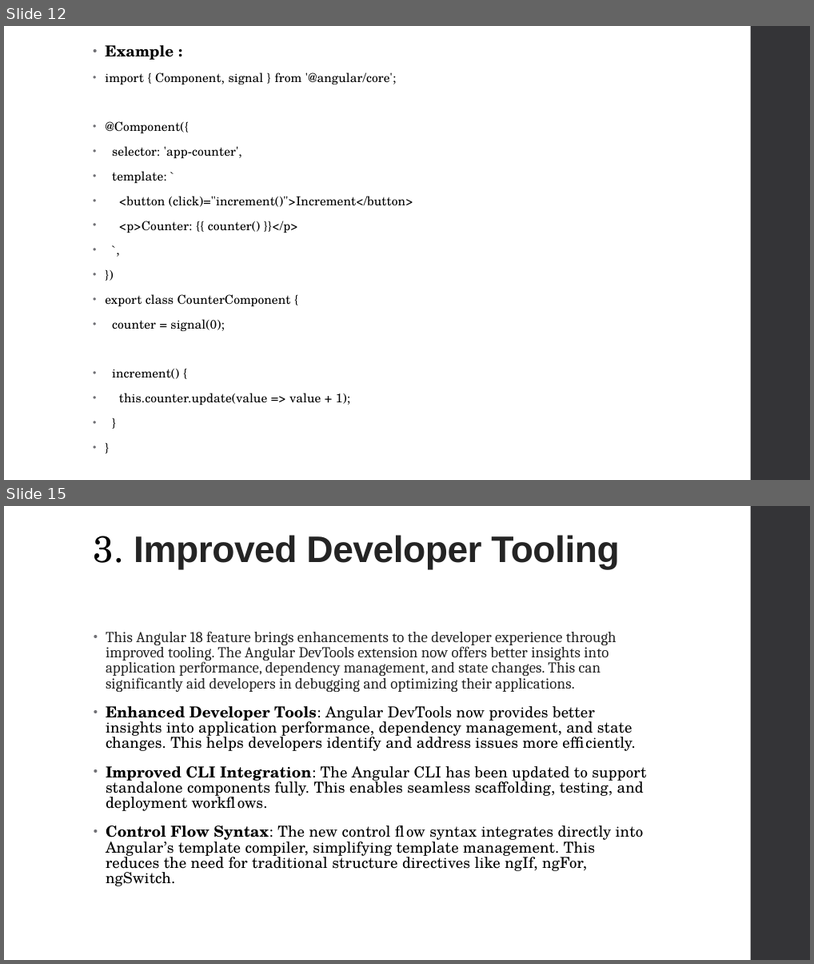
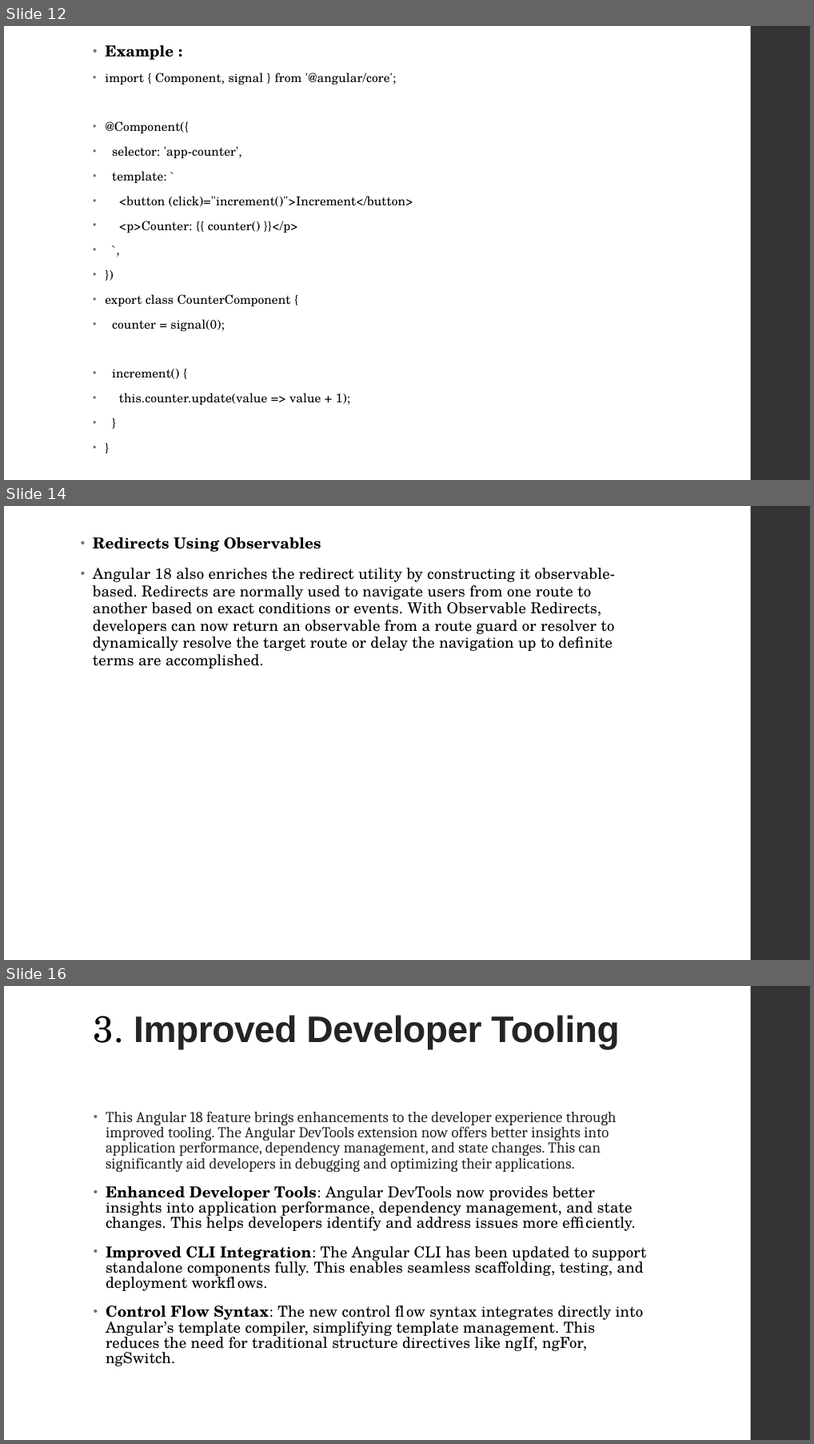
Before and after one commit to Abhijett/Streams, a slide deck: Signals.pptx. Shown one above the other, each under a label of ours: slides 12 and 15 before the commit, slides 12, 14 and 16 after it; the slides between them are not shown. The pictures are 814x964 and 814x1444 pixels, drawn with LibreOffice and Linux fonts; fonts in the diff are those of the drawing. Boxes give left, top, right and bottom in pixels: in the first picture for what was removed or moved away, otherwise in the second. Text is boxed around its words. In the diff, an @@ line names an element or a change of style, - is before the commit and + after.

```diff
--- a/Signals.pptx
+++ b/Signals.pptx
@@ slide 14 added at [4,506,810,960], background #FFFFFF; not listed: 1 template element that a slide beside it also shows @@
@@ text added at [93,537,616,668], 18 pt, text #000000 @@
+• Redirects Using Observables
+• Angular 18 also enriches the redirect utility by constructing it observable-based. Redirects are normally used to navigate users from one route to another based on exact conditions or events. With Observable Redirects, developers can now return an observable from a route guard or resolver to dynamically resolve the target route or delay the navigation up to definite terms are accomplished.
@@ what was slide 15 is now slide 16 @@
```
Also in this commit, not shown: 3 slides changed, 10 other slides added, 2 slides removed.
